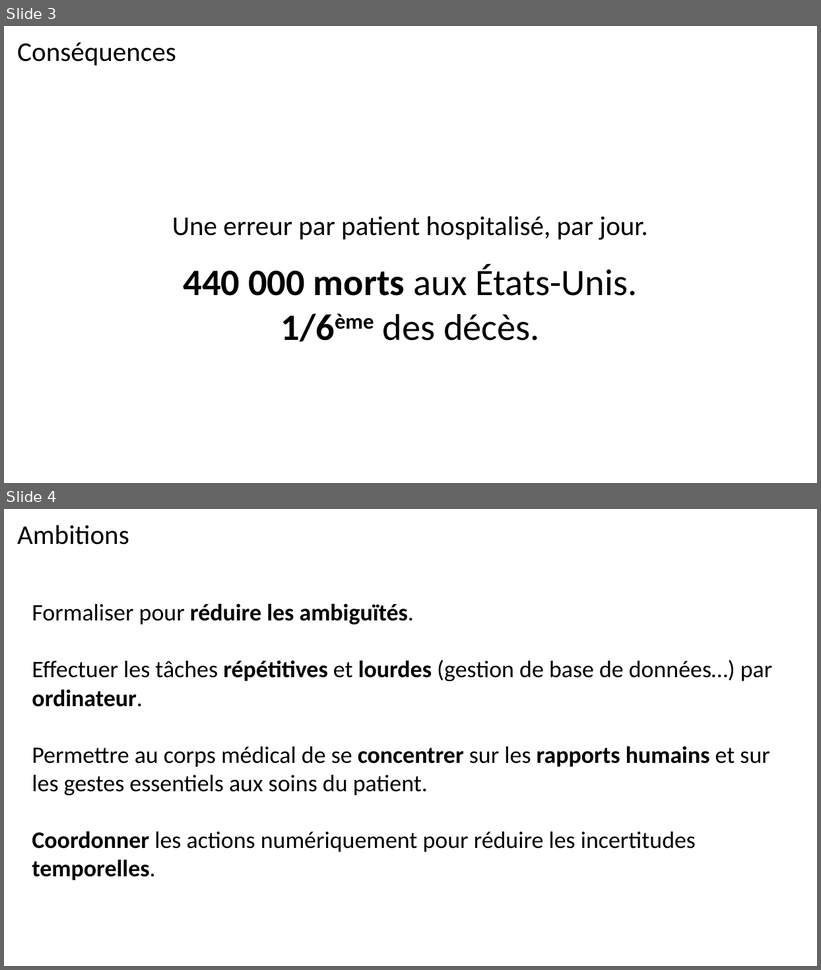
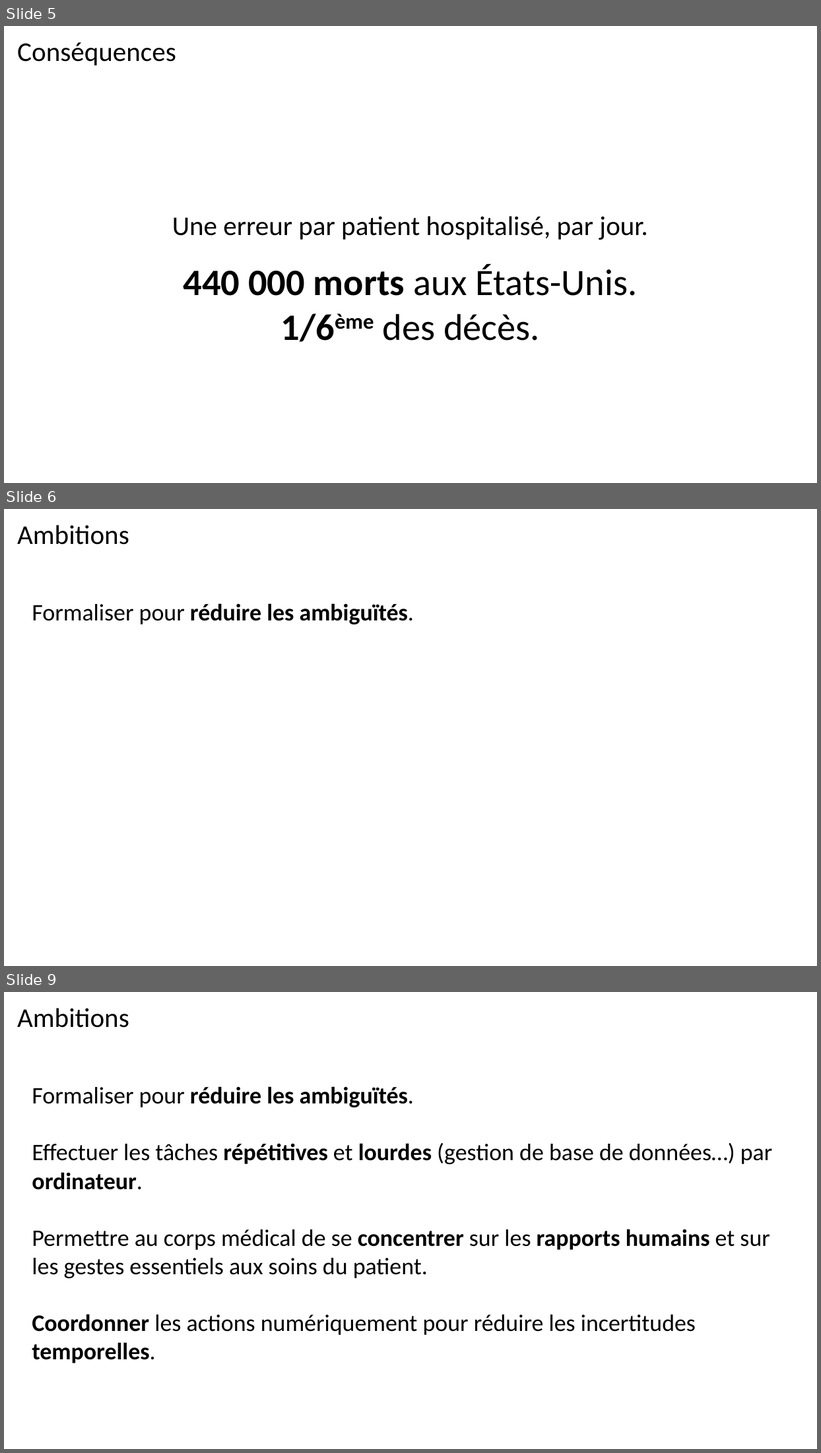
Before and after one commit to nicoszpako/POPPL, a slide deck: POP-PL.pptm. Shown one above the other, each under a label of ours: slides 3 and 4 before the commit, slides 5, 6 and 9 after it; the slides between them are not shown. The pictures are 821x970 and 821x1453 pixels, drawn with LibreOffice and Linux fonts; fonts in the diff are those of the drawing. Boxes give left, top, right and bottom in pixels: in the first picture for what was removed or moved away, otherwise in the second. Text is boxed around its words. In the diff, an @@ line names an element or a change of style, - is before the commit and + after.

```diff
--- a/POP-PL.pptm
+++ b/POP-PL.pptm
@@ slide 6 added at bbox=[4, 509, 817, 966], background #FFFFFF @@
@@ text added at bbox=[17, 525, 129, 545], 32 pt, text #000000 @@
+Ambitions
@@ text added at bbox=[32, 603, 414, 625], 28 pt, text #000000, bold @@
+Formaliser pour réduire les ambiguïtés.
@@ what was slide 3 is now slide 5 @@
@@ what was slide 4 is now slide 9 @@
```
Also in this commit, not shown: 3 slides changed, 36 other slides added, 34 other files.
